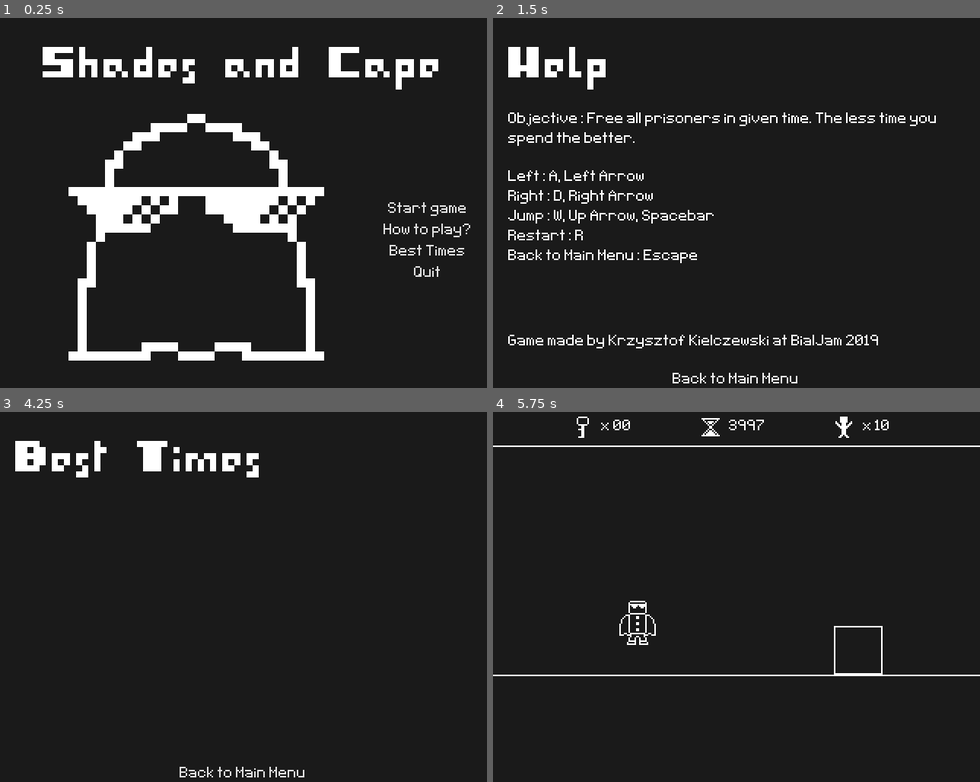
Above: before the commit, frames 1-4 (two rows, left to right).
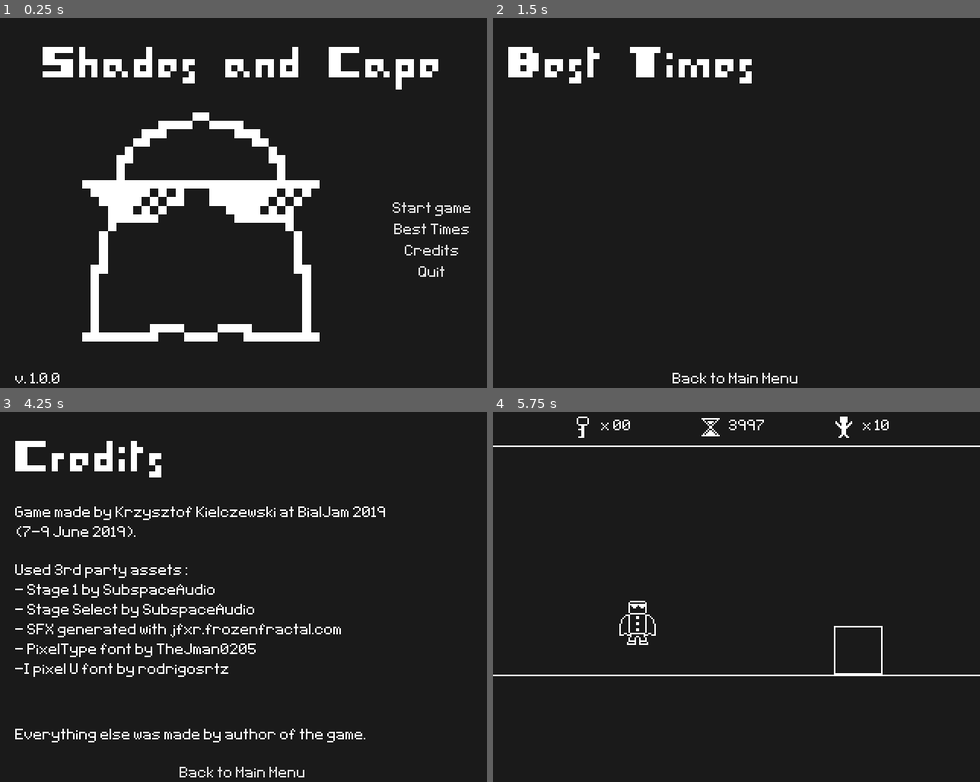
Above: after the commit, the same moments.

Repository: Kiel97/bialjam2019
Game: Godot game, scene res://Menu/MainMenu.tscn
Same seed, same stepped clock (60 frames per second), same inputs: the game is played once before the commit and once after it. Sound files missing from this copy of the repository are replaced by a short silence.
Inputs (mouse positions are in pixels of both pictures, inside the frame that each line leads up to):
- Up to frame 1 (0.25 s): no input
- Up to frame 2 (1.5 s): click (921, 232) at 0.5 s, where only the run before the commit has a clickable "How to play?"; click "Back to Main Menu" at 1.25 s
- Up to frame 3 (4.25 s): click "Best Times" at 2 s; click "Back to Main Menu" at 2.75 s; click (433, 645) at 3.5 s, where only the run after the commit has a clickable "Credits"
- Up to frame 4 (5.75 s): click "Back to Main Menu" at 4.25 s; click "Start game" at 5 s

The runs differ from the first frame. In frame 1, 8.7% of the frame differs, in the area x 3-97%, y 25-99%; in frame 2, 4.4%; in frame 3, 5.7%; in frame 4, nothing differs.

Commit message:
Replaced Help screen with Credits
Nobody ever goes here, just straight into game, so I have to prepare quick tutorial at the beginning of level 1

Diff:
--- a/Bialjam2019/Menu/HelpScreen.tscn
+++ b/Bialjam2019/Menu/CreditsScreen.tscn
@@ -1,12 +1,12 @@
 [gd_scene load_steps=6 format=2]
 
-[ext_resource path="res://Menu/HelpScreen.gd" type="Script" id=1]
+[ext_resource path="res://Menu/CreditsScreen.gd" type="Script" id=1]
 [ext_resource path="res://HUD/dark_theme.tres" type="StyleBox" id=2]
 [ext_resource path="res://Fonts/menu_font.tres" type="DynamicFont" id=3]
 [ext_resource path="res://Fonts/interface_font.tres" type="DynamicFont" id=4]
 [ext_resource path="res://Sound Effects/select.wav" type="AudioStream" id=5]
 
-[node name="HelpScreen" type="CanvasLayer"]
+[node name="CreditsScreen" type="CanvasLayer"]
 script = ExtResource( 1 )
 
 [node name="PanelContainer" type="PanelContainer" parent="."]
@@ -29,44 +29,45 @@
 margin_bottom = 246.0
 custom_constants/separation = 15
 
-[node name="HelpLabel" type="Label" parent="PanelContainer/MarginContainer/VBoxContainer"]
+[node name="CreditsLabel" type="Label" parent="PanelContainer/MarginContainer/VBoxContainer"]
 margin_right = 300.0
 margin_bottom = 40.0
 custom_fonts/font = ExtResource( 3 )
-text = "Help"
+text = "Credits"
 
-[node name="Objective" type="Label" parent="PanelContainer/MarginContainer/VBoxContainer"]
+[node name="AuthorLabel" type="Label" parent="PanelContainer/MarginContainer/VBoxContainer"]
 margin_top = 55.0
 margin_right = 300.0
 margin_bottom = 78.0
 custom_fonts/font = ExtResource( 4 )
-text = "Objective: Free all prisoners in given time. The less time you spend the better."
-autowrap = true
+text = "Game made by Krzysztof Kielczewski at BialJam 2019
+(7-9 June 2019)."
 
-[node name="Label" type="Label" parent="PanelContainer/MarginContainer/VBoxContainer"]
+[node name="UsedAssetsLabel" type="Label" parent="PanelContainer/MarginContainer/VBoxContainer"]
 margin_top = 93.0
 margin_right = 300.0
-margin_bottom = 155.0
+margin_bottom = 168.0
 custom_fonts/font = ExtResource( 4 )
-text = "Left: A, Left Arrow
-Right: D, Right Arrow
-Jump: W, Up Arrow, Spacebar
-Restart: R
-Back to Main Menu: Escape"
+text = "Used 3rd party assets:
+- Stage 1 by SubspaceAudio
+- Stage Select by SubspaceAudio
+- SFX generated with jfxr.frozenfractal.com
+- PixelType font by TheJman0205
+-I pixel U font by rodrigosrtz"
 
 [node name="Control" type="Control" parent="PanelContainer/MarginContainer/VBoxContainer"]
-margin_top = 170.0
+margin_top = 183.0
 margin_right = 300.0
 margin_bottom = 186.0
 size_flags_horizontal = 3
 size_flags_vertical = 3
 
-[node name="Label2" type="Label" parent="PanelContainer/MarginContainer/VBoxContainer"]
+[node name="UsedAssetsLabel2" type="Label" parent="PanelContainer/MarginContainer/VBoxContainer"]
 margin_top = 201.0
 margin_right = 300.0
 margin_bottom = 211.0
 custom_fonts/font = ExtResource( 4 )
-text = "Game made by Krzysztof Kielczewski at BialJam 2019"
+text = "Everything else was made by author of the game."
 
 [node name="Button" type="Button" parent="PanelContainer/MarginContainer/VBoxContainer"]
 margin_top = 226.0
--- a/Bialjam2019/Menu/MainMenu.gd
+++ b/Bialjam2019/Menu/MainMenu.gd
@@ -10,10 +10,10 @@
 	yield($SelectSound, "finished")
 	get_tree().quit()
 
-func _on_HowButton_pressed() -> void:
+func _on_CreditsButton_pressed() -> void:
 	$SelectSound.play()
 	yield($SelectSound, "finished")
-	get_tree().change_scene("res://Menu/HelpScreen.tscn")
+	get_tree().change_scene("res://Menu/CreditsScreen.tscn")
 
 func _on_TimesButton_pressed() -> void:
 	$SelectSound.play()
--- a/Bialjam2019/Menu/MainMenu.tscn
+++ b/Bialjam2019/Menu/MainMenu.tscn
@@ -43,24 +43,38 @@
 size_flags_horizontal = 3
 size_flags_vertical = 3
 
-[node name="TextureRect" type="TextureRect" parent="PanelContainer/MarginContainer/VBoxContainer/HBoxContainer"]
-margin_right = 238.0
+[node name="VBoxContainer2" type="VBoxContainer" parent="PanelContainer/MarginContainer/VBoxContainer/HBoxContainer"]
+margin_right = 244.0
 margin_bottom = 192.0
+size_flags_horizontal = 3
+size_flags_vertical = 3
+
+[node name="TextureRect" type="TextureRect" parent="PanelContainer/MarginContainer/VBoxContainer/HBoxContainer/VBoxContainer2"]
+margin_right = 244.0
+margin_bottom = 178.0
 size_flags_horizontal = 3
 size_flags_vertical = 3
 texture = ExtResource( 4 )
 expand = true
 stretch_mode = 6
 
+[node name="Label" type="Label" parent="PanelContainer/MarginContainer/VBoxContainer/HBoxContainer/VBoxContainer2"]
+margin_top = 182.0
+margin_right = 244.0
+margin_bottom = 192.0
+custom_fonts/font = ExtResource( 5 )
+text = "v. 1.0.0"
+
 [node name="VBoxContainer" type="VBoxContainer" parent="PanelContainer/MarginContainer/VBoxContainer/HBoxContainer"]
-margin_left = 242.0
+editor/display_folded = true
+margin_left = 248.0
 margin_right = 300.0
 margin_bottom = 192.0
 alignment = 1
 
 [node name="StartButton" type="Button" parent="PanelContainer/MarginContainer/VBoxContainer/HBoxContainer/VBoxContainer"]
 margin_top = 70.0
-margin_right = 58.0
+margin_right = 52.0
 margin_bottom = 80.0
 custom_styles/hover = ExtResource( 2 )
 custom_styles/pressed = ExtResource( 2 )
@@ -70,22 +84,10 @@
 custom_fonts/font = ExtResource( 5 )
 text = "Start game"
 
-[node name="HowButton" type="Button" parent="PanelContainer/MarginContainer/VBoxContainer/HBoxContainer/VBoxContainer"]
+[node name="TimesButton" type="Button" parent="PanelContainer/MarginContainer/VBoxContainer/HBoxContainer/VBoxContainer"]
 margin_top = 84.0
-margin_right = 58.0
+margin_right = 52.0
 margin_bottom = 94.0
-custom_styles/hover = ExtResource( 2 )
-custom_styles/pressed = ExtResource( 2 )
-custom_styles/focus = ExtResource( 2 )
-custom_styles/disabled = ExtResource( 2 )
-custom_styles/normal = ExtResource( 2 )
-custom_fonts/font = ExtResource( 5 )
-text = "How to play?"
-
-[node name="TimesButton" type="Button" parent="PanelContainer/MarginContainer/VBoxContainer/HBoxContainer/VBoxContainer"]
-margin_top = 98.0
-margin_right = 58.0
-margin_bottom = 108.0
 custom_styles/hover = ExtResource( 2 )
 custom_styles/pressed = ExtResource( 2 )
 custom_styles/focus = ExtResource( 2 )
@@ -94,9 +96,21 @@
 custom_fonts/font = ExtResource( 5 )
 text = "Best Times"
 
+[node name="CreditsButton" type="Button" parent="PanelContainer/MarginContainer/VBoxContainer/HBoxContainer/VBoxContainer"]
+margin_top = 98.0
+margin_right = 52.0
+margin_bottom = 108.0
+custom_styles/hover = ExtResource( 2 )
+custom_styles/pressed = ExtResource( 2 )
+custom_styles/focus = ExtResource( 2 )
+custom_styles/disabled = ExtResource( 2 )
+custom_styles/normal = ExtResource( 2 )
+custom_fonts/font = ExtResource( 5 )
+text = "Credits"
+
 [node name="QuitButton" type="Button" parent="PanelContainer/MarginContainer/VBoxContainer/HBoxContainer/VBoxContainer"]
 margin_top = 112.0
-margin_right = 58.0
+margin_right = 52.0
 margin_bottom = 122.0
 custom_styles/hover = ExtResource( 2 )
 custom_styles/pressed = ExtResource( 2 )
@@ -109,6 +123,6 @@
 [node name="SelectSound" type="AudioStreamPlayer" parent="."]
 stream = ExtResource( 6 )
 [connection signal="pressed" from="PanelContainer/MarginContainer/VBoxContainer/HBoxContainer/VBoxContainer/StartButton" to="." method="_on_StartButton_pressed"]
-[connection signal="pressed" from="PanelContainer/MarginContainer/VBoxContainer/HBoxContainer/VBoxContainer/HowButton" to="." method="_on_HowButton_pressed"]
 [connection signal="pressed" from="PanelContainer/MarginContainer/VBoxContainer/HBoxContainer/VBoxContainer/TimesButton" to="." method="_on_TimesButton_pressed"]
+[connection signal="pressed" from="PanelContainer/MarginContainer/VBoxContainer/HBoxContainer/VBoxContainer/CreditsButton" to="." method="_on_CreditsButton_pressed"]
 [connection signal="pressed" from="PanelContainer/MarginContainer/VBoxContainer/HBoxContainer/VBoxContainer/QuitButton" to="." method="_on_QuitButton_pressed"]
Renamed: Bialjam2019/Menu/HelpScreen.gd -> Bialjam2019/Menu/CreditsScreen.gd
